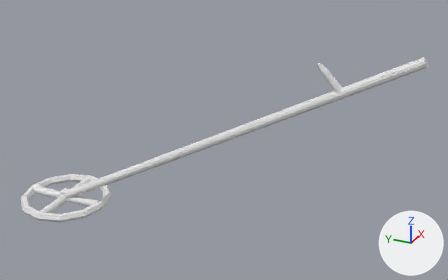
A saved change to the FBX model Assets/Art/Detector.fbx.
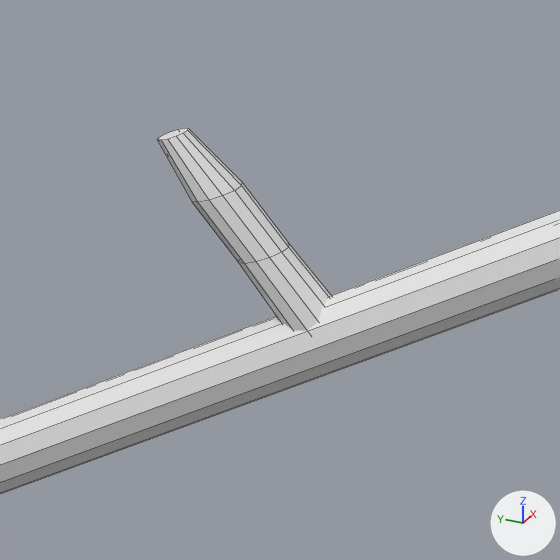
Each version is shown whole from a 50 mm lens placed at (-2.646, -2.254, 1.906), pointed at (0.07, -1.032, 0.548), then close up on the part from 66% to 84% of the width and 16% to 45% of the height. The axes (+X, +Y, +Z) are drawn at lower right. The lights are the same throughout. The close-ups show mesh edges as thin lines. Where no turn or scale is listed for an object, it has been applied to the vertices.

In view in the first close-up: 'Shaft'.
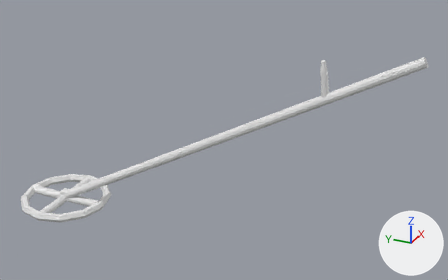
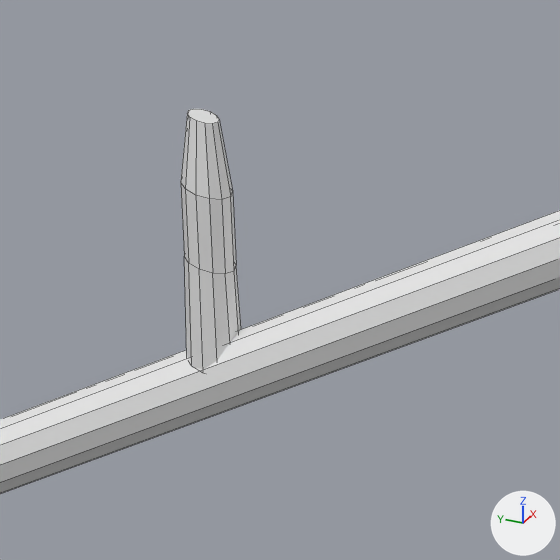
Commit message: New blender detector

Pixel boxes [x1, y1, x2, y2] of what changed, in the close-ups (560 x 560 px; the box of a moved part takes in the faces that stretch with it):
'Shaft', reshaped
    before: [0, 128, 560, 494]
    after: [0, 109, 560, 494]
part 1 of me_torus_001, moved or reshaped
    before: [158, 128, 331, 331]
    after: [181, 109, 241, 370]

The edits, one by one:
me_torus_001 has 72 vertices, 52 faces and spans x -0.03..0.03, y -2.01..0.03, z -0.02..1.14.
me_torus_001 is used by ob_shaft; location (0.0, 0.0, 0.0).
me_torus_001 part 1: the loose piece of 48 vertices spanning x -0.02..0.02, y -1.67..-1.53, z 0.92..1.06 is multiplied about its middle by the matrix ((0.994, 0.082, -0.075), (-0.11, 0.808, -0.578), (0.013, 0.583, 0.812)), then moved by (0.0, 0.03, -0.01).
